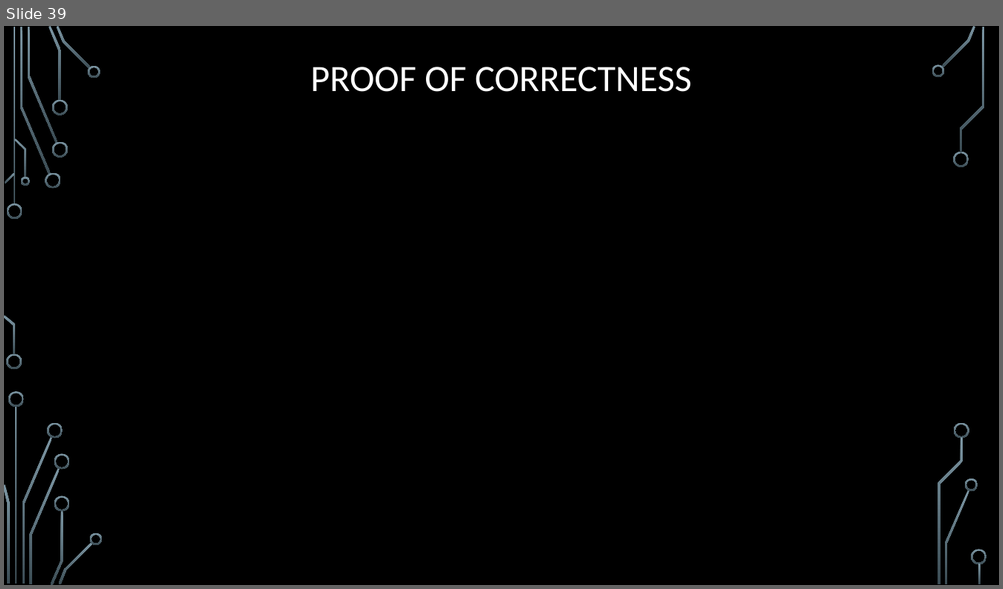
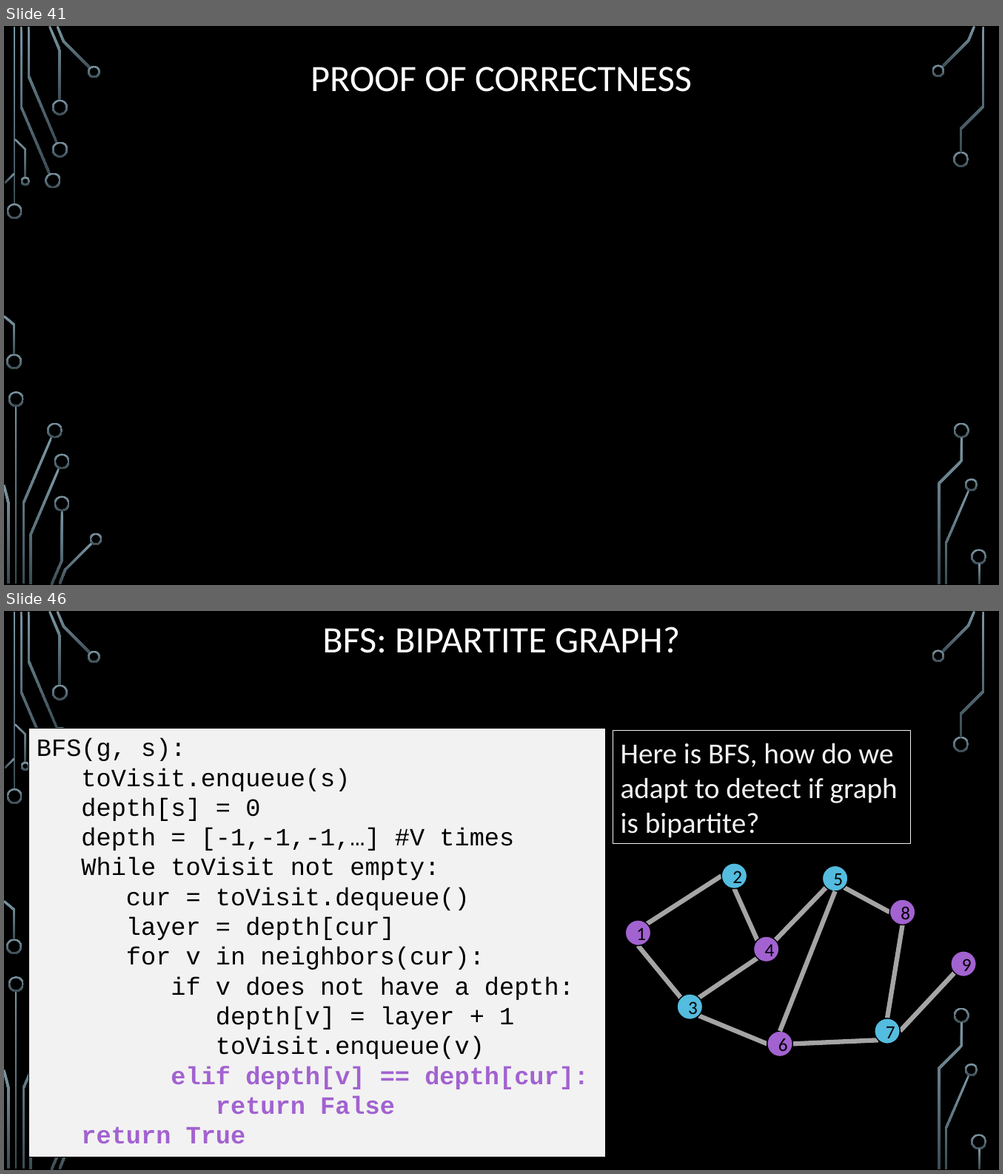
Before and after one commit to markfloryan/dsa2, a slide deck: slides/01-1-GraphsIntroBFS.pptx. Shown one above the other, each under a label of ours: slide 39 before the commit, slides 41 and 46 after it; the slides between them are not shown. The pictures are 1003x589 and 1003x1174 pixels, drawn with LibreOffice and Linux fonts; fonts in the diff are those of the drawing; grey boxes stand for pictures; background and template pictures are left out. Boxes give left, top, right and bottom in pixels: in the first picture for what was removed or moved away, otherwise in the second. Text is boxed around its words. In the diff, an @@ line names an element or a change of style, - is before the commit and + after.

```diff
--- a/slides/01-1-GraphsIntroBFS.pptx
+++ b/slides/01-1-GraphsIntroBFS.pptx
@@ slide 46 added at (4, 611, 999, 1170), background picture (left out); not listed: 31 template elements that a slide beside it also shows @@
@@ title added at (322, 627, 680, 653), 36 pt, text #FFFFFF @@
+BFS: BIPARTITE GRAPH?
@@ rectangle added at (29, 728, 606, 1158), fill #F2F2F2, outline #000000 0.75 pt, 24 pt, text #000000 @@
+BFS(g, s):
+toVisit.enqueue(s)
+depth[s] = 0
+depth = [-1,-1,-1,…] #V times
+While toVisit not empty:
+cur = toVisit.dequeue()
+layer = depth[cur]
+for v in neighbors(cur):
+if v does not have a depth:
+depth[v] = layer + 1
+toVisit.enqueue(v)
+elif depth[v] == depth[cur]:
+return False
+return True
@@ rectangle added at (613, 731, 910, 844), outline #F2F2F2 0.75 pt, 28 pt, text #F2F2F2 @@
+Here is BFS, how do we adapt to detect if graph is bipartite?
@@ group added at (626, 863, 976, 1057): 11 lines, 9 ellipses @@
+1
+2
+3
+4
+5
+6
+7
+9
+8
@@ what was slide 39 is now slide 41 @@
```
Also in this commit, not shown: 9 other slides added, 6 other files.
